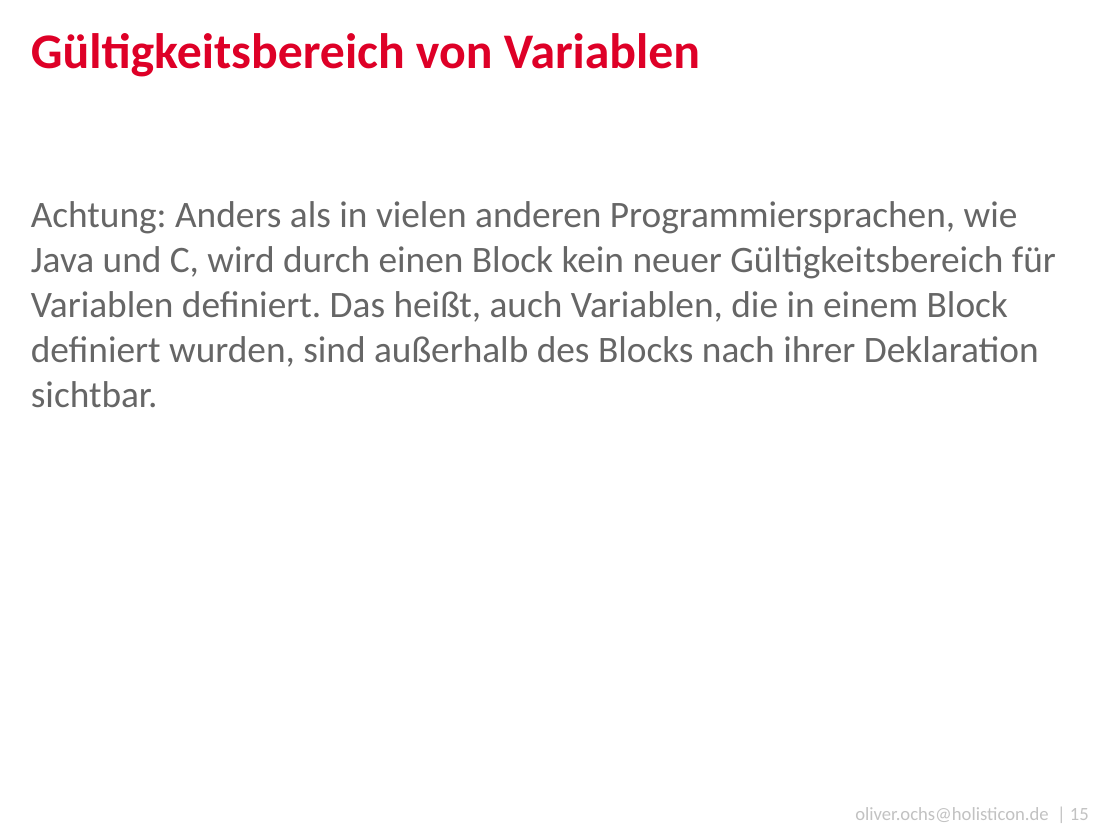
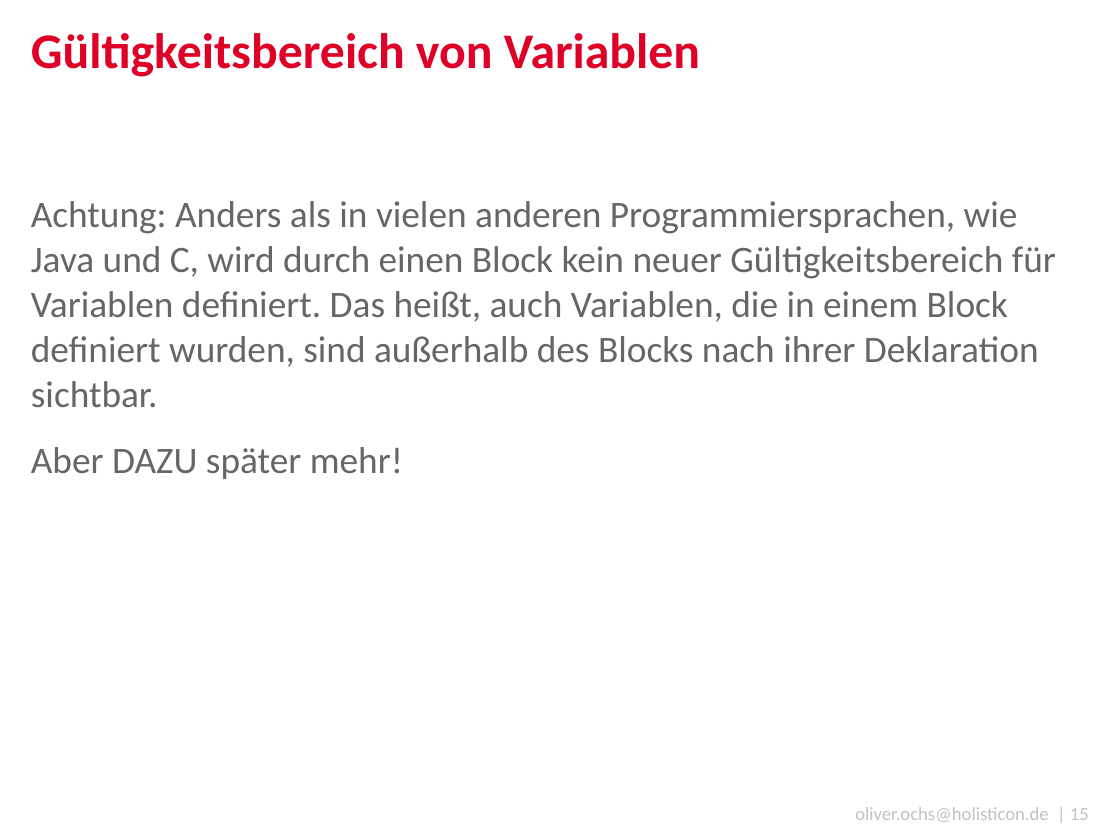
Before and after one commit to DJCordhose/serious-javascript, a slide deck: slide 15 of coding-sessions/code_talks.pptx. Drawn at 1120x840 pixels with LibreOffice and Linux fonts; fonts in the diff are those of the drawing; background and template pictures are left out. Boxes give left, top, right and bottom in pixels: in the first picture for what was removed or moved away, otherwise in the second. Text is boxed around its words. In the diff, an @@ line names an element or a change of style, - is before the commit and + after.

Commit message:
typo

```diff
--- a/coding-sessions/code_talks.pptx
+++ b/coding-sessions/code_talks.pptx
@@ text at box(31, 447, 403, 479): paragraph added @@
+Aber DAZU später mehr!
```
Also in this commit, not shown: 2 other slides changed.
